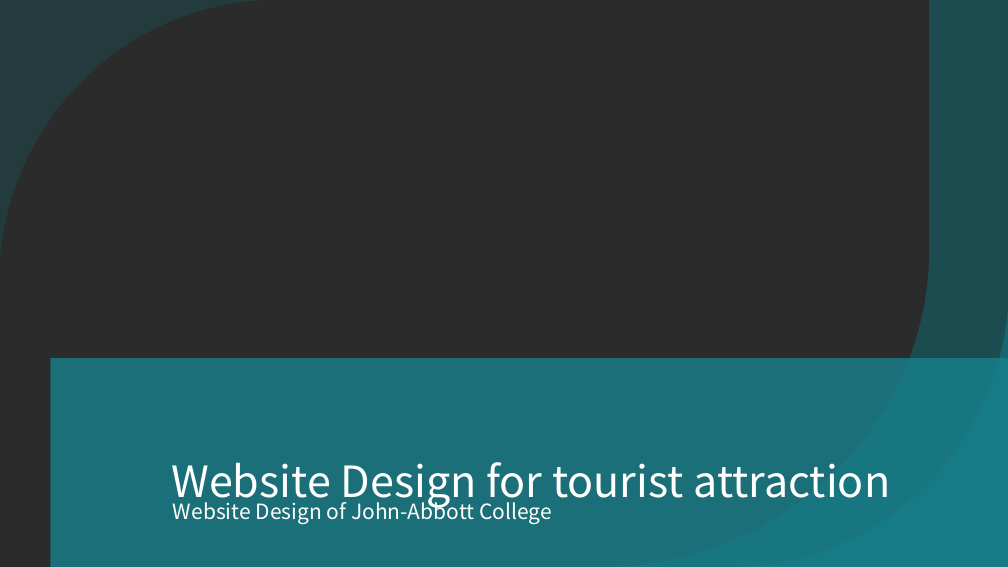
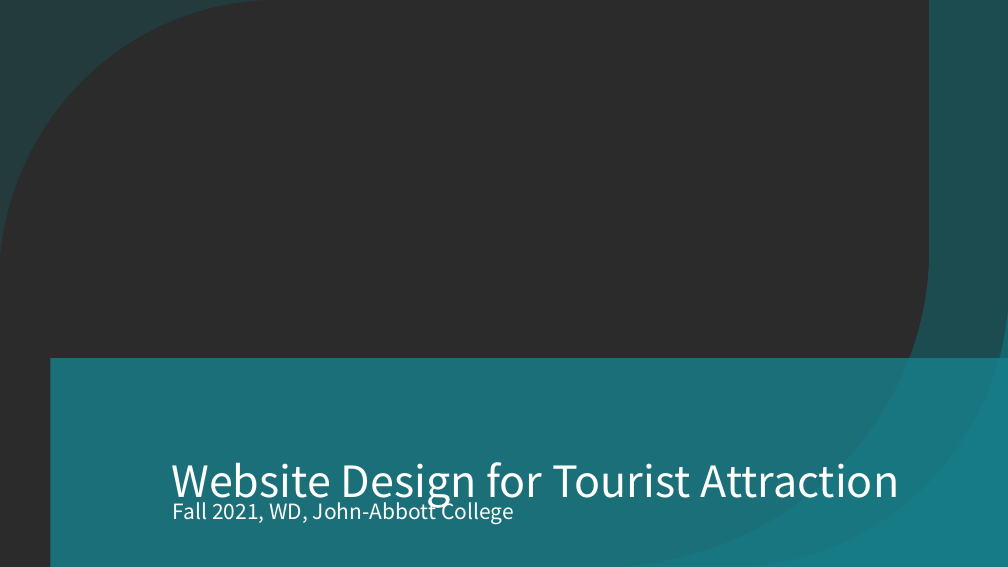
Before and after one commit to MikentGuo/Project_Tour, a slide deck: slide 1 of docs/Website Design for tourist attraction.pptx. Drawn at 1008x567 pixels with LibreOffice and Linux fonts; fonts in the diff are those of the drawing; background and template pictures are left out; a plain dark background stands for a picture behind light text. Boxes give left, top, right and bottom in pixels: in the first picture for what was removed or moved away, otherwise in the second. Text is boxed around its words. In the diff, an @@ line names an element or a change of style, - is before the commit and + after.

```diff
--- a/docs/Website Design for tourist attraction.pptx
+++ b/docs/Website Design for tourist attraction.pptx
@@ title at (171, 462, 900, 508): text changed @@
-Website Design for tourist attraction
+Website Design for Tourist Attraction
@@ text at (173, 498, 514, 524): text changed @@
-Website Design of John-Abbott College
+Fall 2021, WD, John-Abbott College
```
Also in this commit, not shown: 5 other slides changed, 1 slide added.
